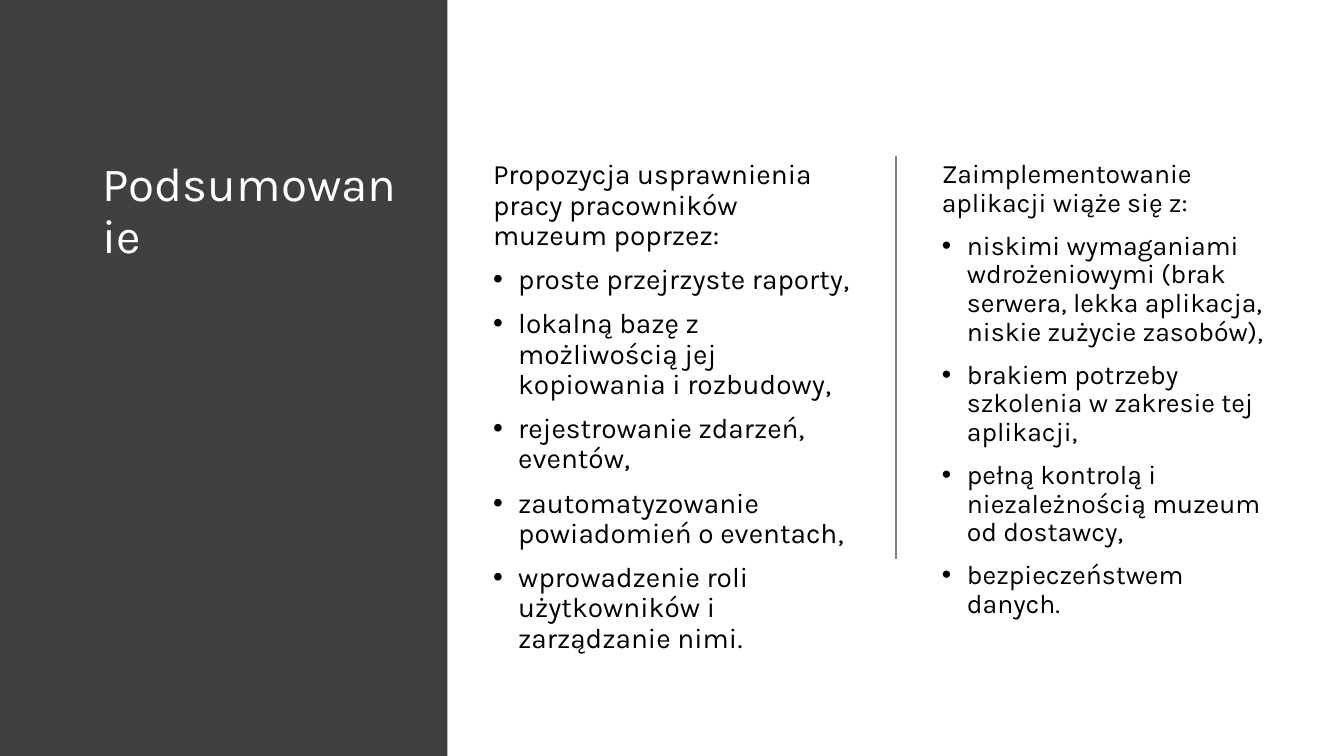
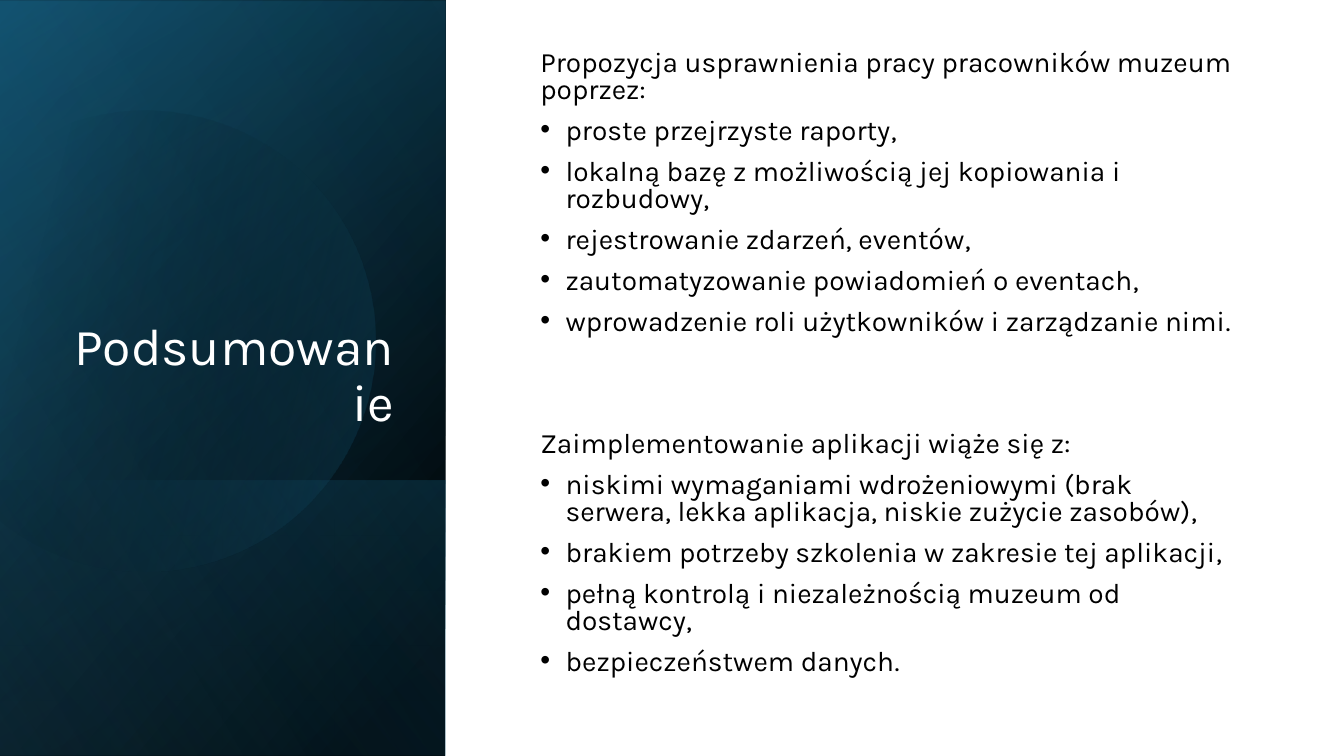
Before and after one commit to oliwiaglodek/MuzeumWPF, a slide deck: slide 21 of Prezentacja na obronę.pptx. Drawn at 1344x756 pixels with LibreOffice and Linux fonts; fonts in the diff are those of the drawing. Boxes give left, top, right and bottom in pixels: in the first picture for what was removed or moved away, otherwise in the second. Text is boxed around its words. In the diff, an @@ line names an element or a change of style, - is before the commit and + after.

```diff
--- a/Prezentacja na obronę.pptx
+++ b/Prezentacja na obronę.pptx
@@ rectangle at [0,0,446,756]: fill #404040 to gradient #000000 to #104862; mirrored; rotation 0 to 90 degrees @@
@@ rectangle added at [0,0,1344,756], fill #FFFFFF @@
@@ rectangle added at [0,1,446,756], fill gradient #000000 to #156082 @@
@@ rectangle added at [0,0,446,755], fill gradient #000000 to #46B1E1 @@
@@ freeform shape added at [0,56,431,618], fill gradient #000000 to #156082 @@
@@ text "Propozycja usprawnienia pracy pracowników muzeum ...": place and size @@
-text "Propozycja usprawnienia pracy pracowników muzeum ..." at [493,164,849,654]
+text "Propozycja usprawnienia pracy pracowników muzeum ..." at [540,58,1231,678]
@@ text "Propozycja usprawnienia pracy pracowników muzeum ..." at [540,58,1231,678]: vertical alignment top to middle @@
@@ text at [540,58,1231,338]: line spacing 0.9 to 0.8 @@
@@ title "Podsumowanie": place and size @@
-title "Podsumowanie" at [93,155,412,636]
+title "Podsumowanie" at [51,65,404,438]
@@ title "Podsumowanie" at [51,65,404,438]: size 34 to 37 pt; alignment left to right; vertical alignment top to bottom @@
@@ line removed from (896, 155) to (896, 559) @@
@@ text removed at [942,164,1263,620] @@
-Zaimplementowanie aplikacji wiąże się z:
-• niskimi wymaganiami wdrożeniowymi (brak serwera, lekka aplikacja, niskie zużycie zasobów),
-• brakiem potrzeby szkolenia w zakresie tej aplikacji,
-• pełną kontrolą i niezależnością muzeum od dostawcy,
-• bezpieczeństwem danych.
@@ text at [540,433,1222,678]: paragraphs added @@
+Zaimplementowanie aplikacji wiąże się z:
+• niskimi wymaganiami wdrożeniowymi (brak serwera, lekka aplikacja, niskie zużycie zasobów),
+• brakiem potrzeby szkolenia w zakresie tej aplikacji,
+• pełną kontrolą i niezależnością muzeum od dostawcy,
+• bezpieczeństwem danych.
@@ rectangle added at [0,480,446,756], fill gradient #156082 to #000000 @@
```
Also in this commit, not shown: 2 other slides changed, 1 slide added.
